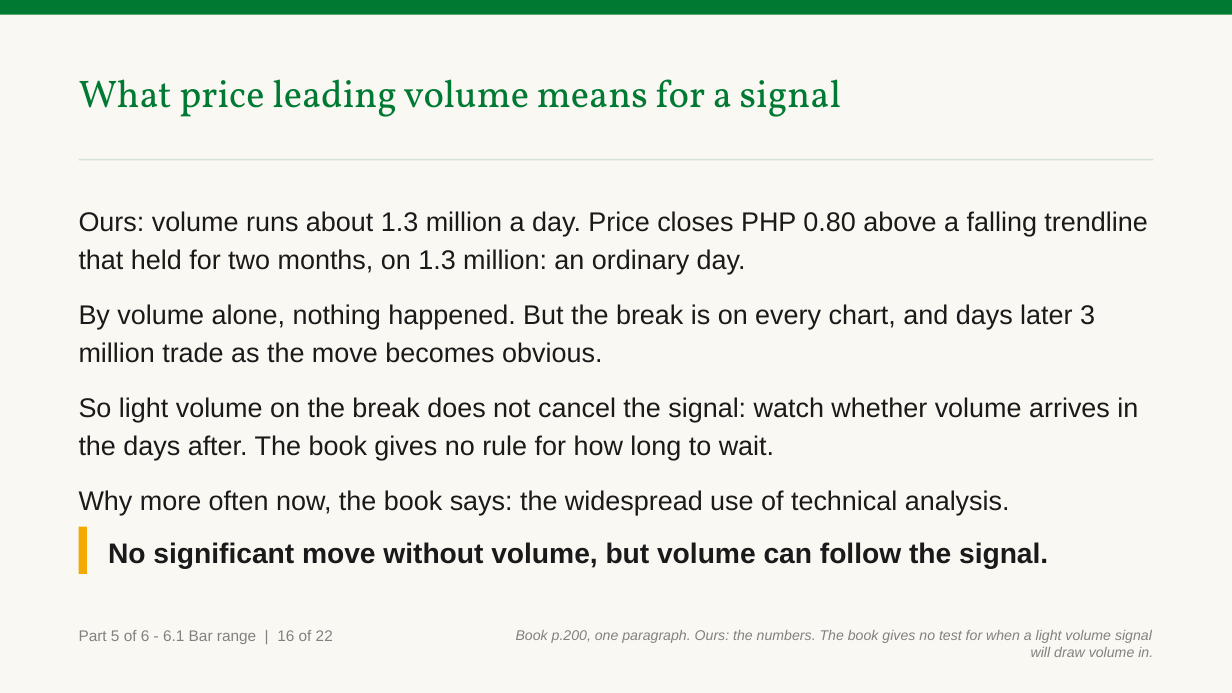
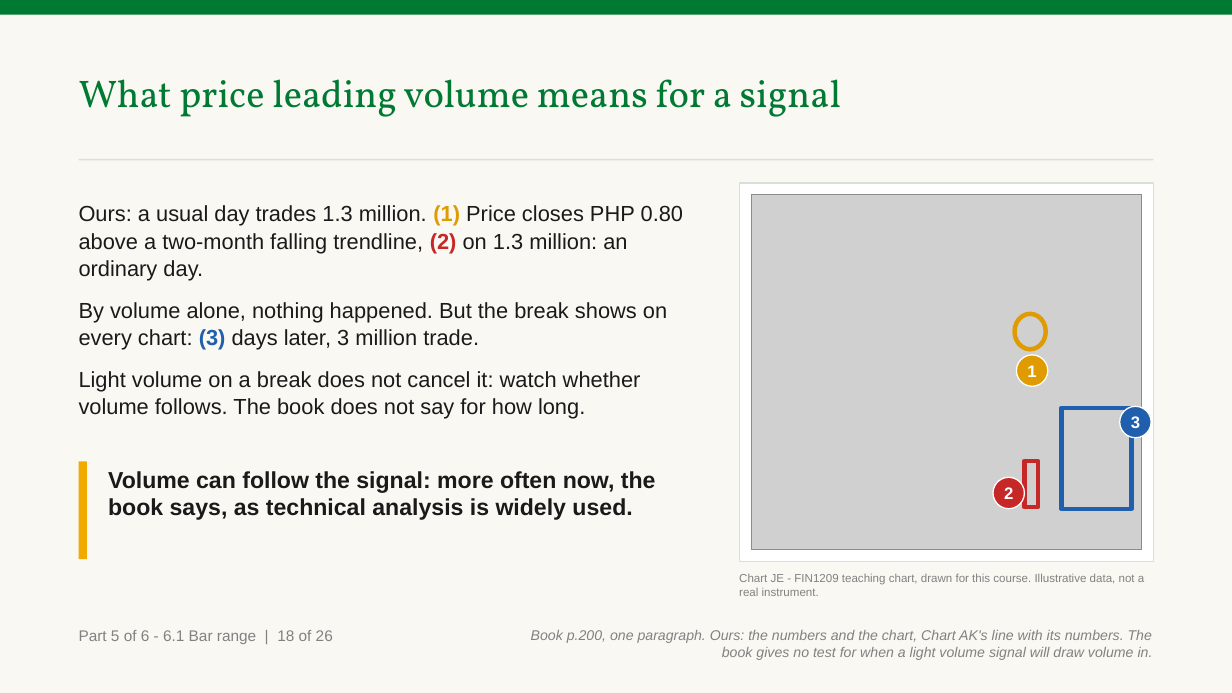
Before and after one commit to benjiesotelo-sudo/Telos_FIN1209, a slide deck: slide 163 of chapter-06/FIN1209-Chapter-06.pptx (slide 161 before the commit). Drawn at 1232x693 pixels with LibreOffice and Linux fonts; fonts in the diff are those of the drawing; grey boxes stand for pictures. Boxes give left, top, right and bottom in pixels: in the first picture for what was removed or moved away, otherwise in the second. Text is boxed around its words. In the diff, an @@ line names an element or a change of style, - is before the commit and + after.

```diff
--- a/chapter-06/FIN1209-Chapter-06.pptx
+++ b/chapter-06/FIN1209-Chapter-06.pptx
@@ text at box(79, 205, 683, 419): text changed; size 21 to 17 pt @@
-Ours: volume runs about 1.3 million a day. Price closes PHP 0.80 above a falling trendline that held for two months, on 1.3 million: an ordinary day.
-By volume alone, nothing happened. But the break is on every chart, and days later 3 million trade as the move becomes obvious.
-So light volume on the break does not cancel the signal: watch whether volume arrives in the days after. The book gives no rule for how long to wait.
-Why more often now, the book says: the widespread use of technical analysis.
+Ours: a usual day trades 1.3 million. (1) Price closes PHP 0.80 above a two-month falling trendline, (2) on 1.3 million: an ordinary day.
+By volume alone, nothing happened. But the break shows on every chart: (3) days later, 3 million trade.
+Light volume on a break does not cancel it: watch whether volume follows. The book does not say for how long.
@@ rectangle added at box(739, 183, 1153, 562), fill #FFFFFF, outline #D7E0D9 1 pt @@
@@ picture added at box(751, 195, 1141, 550) @@
@@ ellipse added at box(1015, 314, 1046, 349), outline #E09B00 3.5 pt @@
@@ ellipse added at box(1017, 355, 1048, 386), fill #E09B00, outline #FFFFFF 1 pt, 13 pt, text #FFFFFF, bold @@
+1
@@ rectangle added at box(1062, 408, 1132, 508), outline #1F5FAD 3.5 pt @@
@@ ellipse added at box(1120, 407, 1152, 438), fill #1F5FAD, outline #FFFFFF 1 pt, 13 pt, text #FFFFFF, bold @@
+3
@@ rectangle: place and size @@
-rectangle at box(79, 527, 87, 574)
+rectangle at box(79, 461, 87, 559)
@@ text at box(108, 471, 656, 520): text changed; size 22 to 18 pt @@
-No significant move without volume, but volume can follow the signal.
+Volume can follow the signal: more often now, the book says, as technical analysis is widely used.
@@ ellipse added at box(994, 478, 1025, 509), fill #C62828, outline #FFFFFF 1 pt, 13 pt, text #FFFFFF, bold @@
+2
@@ rectangle added at box(1025, 461, 1039, 507), outline #C62828 3.5 pt @@
@@ text added at box(739, 573, 1144, 596), 9 pt, text #818181 @@
+Chart JE - FIN1209 teaching chart, drawn for this course. Illustrative data, not a real instrument.
@@ text at box(79, 630, 333, 644): text changed @@
-Part 5 of 6 - 6.1 Bar range | 16 of 22
+Part 5 of 6 - 6.1 Bar range | 18 of 26
@@ text at box(531, 630, 1153, 660): text changed @@
-Book p.200, one paragraph. Ours: the numbers. The book gives no test for when a light volume signal will draw volume in.
+Book p.200, one paragraph. Ours: the numbers and the chart, Chart AK's line with its numbers. The book gives no test for when a light volume signal will draw volume in.
```
Also in this commit, not shown: 49 other slides changed, 11 slides added, 3 other files.
